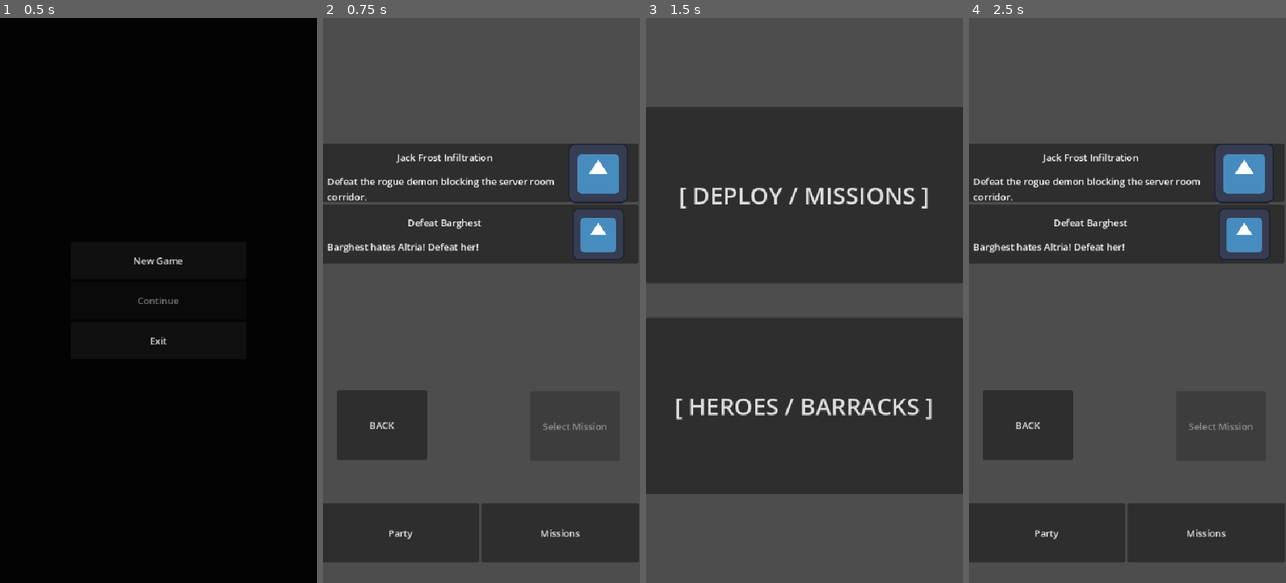
Above: before the commit, frames 1-4 (left to right).
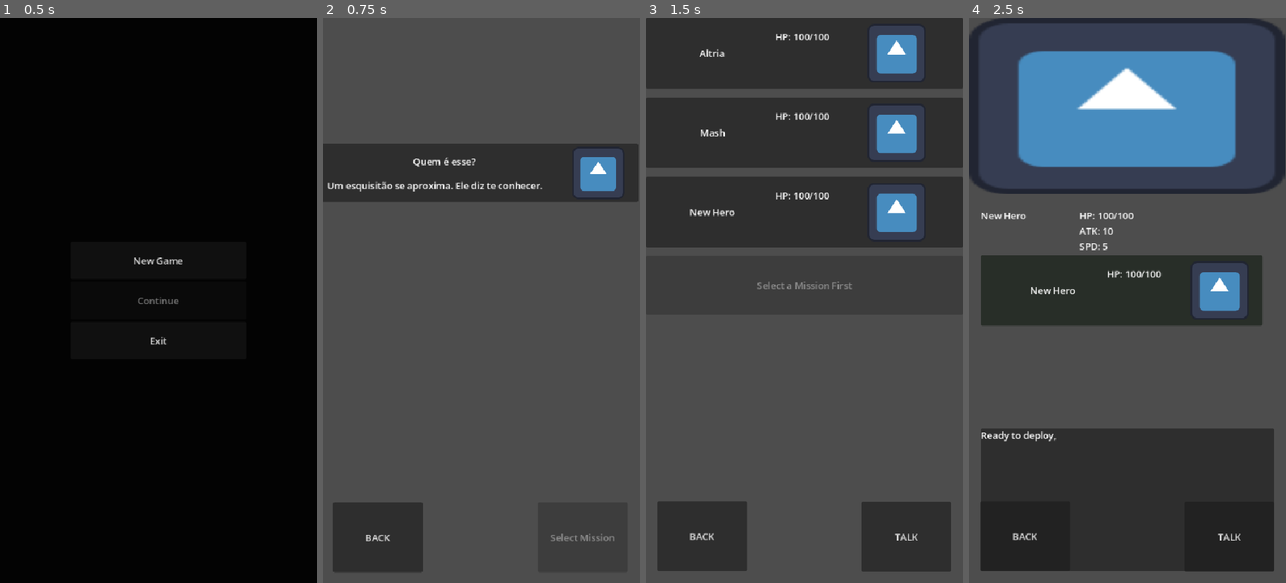
Above: after the commit, the same moments.

Repository: sofia-romao/JRPG-Mobile
Game: Godot game, scene res://scenes/main.tscn
Same seed, same stepped clock (60 frames per second), same inputs: the game is played once before the commit and once after it. The engine's default icon, where the game draws it, is replaced by a stand-in: a white triangle on a blue panel in a dark square.
Inputs (mouse positions are in pixels of both pictures, inside the frame that each line leads up to):
- Up to frame 1 (0.5 s): no input
- Up to frame 2 (0.75 s): click "New Game" at 0.5 s
- Up to frame 3 (1.5 s): click "BACK" at 1.25 s
- Up to frame 4 (2.5 s): click (1127, 193) at 2 s, where only the run before the commit has a clickable "[ DEPLOY / MISSIONS ]"

Frame 1 is identical in both runs. In frame 2, 20% of the frame differs, in the area x 0-100%, y 22-98%; in frame 3, 59%, in the area x 0-100%, y 0-98%; in frame 4, 53%.

Commit message:
ajustes na Ui de missão

Diff:
--- a/fgo-dialogue/character_data.gd
+++ b/fgo-dialogue/character_data.gd
@@ -6,7 +6,8 @@
 
 @export var character_name: String = ""
 ## Mapeia a expressão (Enum) para a sua respectiva imagem (Texture2D)
-@export var portraits: Dictionary = {
+# Substitua a sua linha antiga por esta:
+@export var portraits: Dictionary[Expressions, Texture2D] = {
 	Expressions.DEFAULT: null,
 	Expressions.HAPPY: null,
 	Expressions.SAD: null,
--- a/fgo-dialogue/combat_manager.gd
+++ b/fgo-dialogue/combat_manager.gd
@@ -509,19 +509,23 @@
 ## Executa o encerramento da cena de forma estrita e isolada
 func _on_combat_settled(victory: bool) -> void:
 	input_blocked = true
+
 	if ui_command_buttons:
-		ui_command_buttons.hide_commands()
+		ui_command_buttons.visible = false
+	if ui_dialogue_box:
+		ui_dialogue_box.visible = false
 
 	AudioManager.stop_bgm(0.4)
 	print("🏁 [SBA System] Combat strictly settled. Victory: ", victory)
 
-	# 💀 SE FOR VITÓRIA: Roda a animação de morte do monstro antes de fechar a tela!
 	if victory and enemy_sprite:
+		print("💀 [CombatManager] Iniciando esmaecimento do Boss...")
 		await _animate_enemy_defeat()
-
+		print("💀 [CombatManager] Animação concluída.")
+
+	# Notifica a MainController para desinstanciar o combate
 	combat_finished.emit(victory)
 
-# --- SISTEMAS DE UI ---
 
 func _on_enemy_hp_changed(new_hp: int, max_hp: int, _change: int) -> void:
 	if enemy_hp_bar:
@@ -672,16 +676,16 @@
 ## Alterna de forma segura entre a interface do jogador e o anúncio de texto
 func _alternar_interface_combate(mostrar_comandos: bool, hero_id: String = "") -> void:
 	if mostrar_comandos:
-		# Esconde a sobreposição para revelar os botões por baixo
 		if ui_dialogue_box:
 			ui_dialogue_box.hide()
 		if ui_command_buttons:
-			ui_command_buttons.show_commands_for(hero_id)
+			# Se a caixa de diálogo já estava escondida quando fomos ativar os comandos,
+			# significa que é uma virada de turno comum (Novo Turno = true)
+			var novo_turno = (current_state == CombatState.HERO_TURN and not ui_dialogue_box.visible)
+			ui_command_buttons.show_commands_for(hero_id, novo_turno)
 	else:
-		# Mostra a caixa de diálogo por cima de tudo, cobrindo os botões e bloqueando cliques
 		if ui_dialogue_box:
 			ui_dialogue_box.show()
-# Faz o monstro piscar intensamente na tela ao tomar um golpe do jogador
 
 # Faz a tela mobile inteira piscar com a cor do elemento do ataque recebido
 func _trigger_screen_flash(element_type: String) -> void:
@@ -724,35 +728,26 @@
 
 	# Garante que o monstro volta exatamente para o seu lugar de origem no layout
 	tween.chain().tween_property(enemy_sprite, "position", original_pos, 0.04)
-## Anima o monstro deslizando para baixo e virando uma silhueta preta ao morrer
+## Anima o monstro desaparecendo suavemente (Fade-out seguro em containers)
 func _animate_enemy_defeat() -> void:
 	if not enemy_sprite: return
 
-	# Cria um Tween paralelo (executa movimento e cor ao mesmo tempo)
 	var tween = create_tween().set_parallel(true)
 
-	# 📐 Calcula o ponto final (a posição atual + a altura dele para sumir da tela)
-	var target_y = enemy_sprite.position.y + enemy_sprite.size.y + 50
-
-	# ⏳ Configura as duas interpolações para durarem 0.6 segundos
-	# Move para baixo suavemente
-	tween.tween_property(enemy_sprite, "position:y", target_y, 0.6)\
-		.set_trans(Tween.TRANS_SINE).set_ease(Tween.EASE_IN)
-
-	# Modula para o preto absoluto (Sombra)
-	tween.tween_property(enemy_sprite, "modulate", Color(0, 0, 0, 1.0), 0.6)\
-		.set_trans(Tween.TRANS_SINE).set_ease(Tween.EASE_OUT)
-
-	# Aguarda o Tween terminar completamente antes de liberar a linha de execução
+	# Modula a opacidade para 0 e escurece os canais RGB ao mesmo tempo
+	# Funciona perfeitamente independente das amarras do MarginContainer/PanelContainer!
+	tween.tween_property(enemy_sprite, "modulate:a", 0.0, 0.6).set_trans(Tween.TRANS_SINE).set_ease(Tween.EASE_OUT)
+	tween.tween_property(enemy_sprite, "modulate:r", 0.0, 0.6)
+	tween.tween_property(enemy_sprite, "modulate:g", 0.0, 0.6)
+	tween.tween_property(enemy_sprite, "modulate:b", 0.0, 0.6)
+
 	await tween.finished
-
+	print("🎬 [Juice Visual] Inimigo totalmente invisível.")
 ## Executa a mudança visual do Boss quando ele sofre mutação de blueprint via BossPhaseData
 func _on_enemy_phase_changed(new_blueprint_id: String) -> void:
 	if not enemy_sprite or not spawned_enemy: return
 
-	# 🌟 SEGURANÇA DE DESIGN: Bloqueia o input para o jogador não clicar em nada durante o anúncio
 	input_blocked = true
-
 	enemy_sprite.texture = spawned_enemy.get_current_sprite()
 
 	_flash_enemy_color("PHYSICAL")
@@ -764,12 +759,11 @@
 		dialogue_label.text = "[center][b][color=yellow]⚠️ ADVERTÊNCIA: O INIMIGO MUDOU DE FORMA! -> %s ⚠️[/color][/b][/center]" % spawned_enemy.active_blueprint.name.to_upper()
 
 		await get_tree().create_timer(1.5).timeout
-
-		# 🌟 Libera o input de forma sincronizada apenas após o término do anúncio visual
 		input_blocked = false
 
 		if current_state == CombatState.HERO_TURN:
 			var active_hero_id = active_party_ids[current_hero_index]
+			# 🌟 O FALSE AQUI impede o menu de resetar na mudança de fase do Boss
 			_alternar_interface_combate(true, active_hero_id)
 
 ## Clears and reconstructs status effect icons for the Boss on the main HUD
--- a/fgo-dialogue/command_menu.gd
+++ b/fgo-dialogue/command_menu.gd
@@ -53,23 +53,25 @@
 	if main_buttons: main_buttons.show()
 	if skills_sub_menu: skills_sub_menu.hide()
 
-func show_commands_for(hero_id: String) -> void:
-	print("ℹ️ [DEBUG-UI] 'show_commands_for()' chamada para o herói: ", hero_id)
+func show_commands_for(hero_id: String, is_new_turn: bool = true) -> void:
+	print("ℹ️ [DEBUG-UI] 'show_commands_for()' chamada para o herói: ", hero_id, " | Novo Turno: ", is_new_turn)
 
 	# 1. Atualiza a identidade visual do herói atual
 	var hero_state = PlayerData.get_hero(hero_id)
 	if hero_state and hero_state.blueprint:
 		modulate = hero_state.blueprint.theme_color
 
-	# 2. DESIGN PROFISSIONAL: Se o submenu de skills já estiver aberto e visível,
-	# nós NÃO destruímos a navegação do jogador. Apenas atualizamos a lista de dados de forma limpa.
-	if skills_sub_menu and skills_sub_menu.visible:
-		print("ℹ️ [DEBUG-UI] Herói atualizado com menu de skills aberto. Sincronizando dados...")
-		_populate_skills_list()
+	# 2. DESIGN PROFISSIONAL: Se for uma virada de turno real, reseta para o início.
+	# Se for apenas um update residual no meio do turno (ex: chefe mudando de fase),
+	# mantém a janela aberta e apenas atualiza os dados na tela.
+	if is_new_turn:
+		mostrar_menu_principal()
 	else:
-		# Se o menu estava fechado ou no estado inicial, abre o menu principal normalmente
-		mostrar_menu_principal()
-
+		if skills_sub_menu and skills_sub_menu.visible:
+			print("ℹ️ [DEBUG-UI] Dados atualizados no meio do turno. Repopulando skills...")
+			_populate_skills_list()
+		else:
+			mostrar_menu_principal()
 
 func hide_commands() -> void:
 	print("ℹ️ [DEBUG-UI] 'hide_commands()' executada.")
--- a/fgo-dialogue/main.gd
+++ b/fgo-dialogue/main.gd
@@ -10,7 +10,6 @@
 
 # --- SCENE PATHS ---
 const MAIN_MENU_PATH = "res://scenes/main_menu.tscn"
-const HUB_NAVIGATOR_PATH = "res://scenes/main_hub_navigator.tscn" # 🆕 Sua tela intermediária
 const HERO_DETAILS_PATH = "res://scenes/hero_details_menu.tscn"   # 🆕 Seu alojamento de heróis
 const EXPLORATION_SCENE_PATH = "res://scenes/party_selection_menu.tscn"
 const DIALOGUE_SCENE_PATH = "res://scenes/dialogue_box.tscn"
@@ -87,7 +86,7 @@
 		return
 
 	# Volta para o Hub Central em vez de empurrar direto para as missões
-	_transition_to_scene(HUB_NAVIGATOR_PATH)
+	_transition_to_scene(EXPLORATION_SCENE_PATH)
 
 func _on_dialogue_triggered_event(event: GameEvent) -> void:
 	if event == null: return
@@ -135,20 +134,28 @@
 		if SaveManager.has_method("save_game"):
 			SaveManager.save_game()
 
+		# 🌟 Se houver um diálogo de história para tocar após a vitória (ex: cutscene de vitória)
 		if _current_combat_data and _current_combat_data.victory_event != null:
 			var post_combat_event = _current_combat_data.victory_event
 			_current_combat_data = null
+
+			# Dá um respiro de 1 frame para desvincular os sinais antigos com segurança
+			await get_tree().process_frame
 			_on_dialogue_triggered_event(post_combat_event)
 			return
 
+		# Se não houver diálogo pós-créditos, cura o time e volta direto para a navegação do Hub
 		PlayerData.heal_active_party()
 		_current_combat_data = null
 
-		# 🗺️ MUDANÇA AQUI: Redireciona o jogador ao Hub Navigator após a vitória!
-		_transition_to_scene(HUB_NAVIGATOR_PATH)
+		await get_tree().process_frame
+		_transition_to_scene(EXPLORATION_SCENE_PATH)
 	else:
 		print("☠️ Main: Player defeated! Game Over logic goes here.")
 		_current_combat_data = null
+		# Se perder, você pode redirecionar para o menu principal ou hub
+		_transition_to_scene(MAIN_MENU_PATH)
+
 # --- NAVIGATOR CHANNELS ---
 
 func _on_back_to_hub_requested() -> void:
--- a/fgo-dialogue/party_selection_menu.gd
+++ b/fgo-dialogue/party_selection_menu.gd
@@ -11,20 +11,13 @@
 @export_category("UI Nodes")
 @export var grid_container: GridContainer
 @export var action_button: Button
-@export var tab_heroes_button: Button
-@export var tab_missions_button: Button
+
 
 var current_tab: MenuTab = MenuTab.HEROES
 var available_missions: Dictionary = {}
 @export var mission_resources: Array[MissionData] = []
 func _ready() -> void:
 	_load_missions_from_folder()
-
-	if tab_heroes_button:
-		tab_heroes_button.pressed.connect(func(): switch_tab(0))
-
-	if tab_missions_button:
-		tab_missions_button.pressed.connect(func(): switch_tab(1))
 
 	if action_button and not action_button.pressed.is_connected(_on_action_button_pressed):
 		action_button.pressed.connect(_on_action_button_pressed)
@@ -162,4 +155,4 @@
 func _on_back_button_pressed() -> void:
 	var main = get_tree().root.get_node_or_null("MainController")
 	if main and main.has_method("_transition_to_scene"):
-		main._transition_to_scene(main.HUB_NAVIGATOR_PATH)
+		main._transition_to_scene(main.HERO_DETAILS_PATH)
--- a/fgo-dialogue/resources/combat_encounter/barghest_boss_fight.tres
+++ b/fgo-dialogue/resources/combat_encounter/barghest_boss_fight.tres
@@ -2,18 +2,8 @@
 
 [ext_resource type="Script" uid="uid://6ih4xv6hibdq" path="res://combat_data.gd" id="1_3ob6a"]
 [ext_resource type="Resource" uid="uid://cuwv3vox5vnhu" path="res://resources/enemies/barghest_data/barghest_structure.tres" id="1_di2ho"]
-[ext_resource type="Script" uid="uid://dch8afiewdldy" path="res://story_choice.gd" id="3_xklh6"]
-[ext_resource type="Script" uid="uid://ddx8q47y5l7w7" path="res://story_line.gd" id="4_m5ujc"]
-[ext_resource type="Script" uid="uid://nld3nwsy6uln" path="res://game_event.gd" id="5_wfa22"]
-
-[sub_resource type="Resource" id="Resource_uhgfn"]
-script = ExtResource("5_wfa22")
-action_type = 5
-hero_id = "mash"
-metadata/_custom_type_script = "uid://nld3nwsy6uln"
 
 [resource]
 script = ExtResource("1_3ob6a")
 boss_structure = ExtResource("1_di2ho")
-victory_event = SubResource("Resource_uhgfn")
 metadata/_custom_type_script = "uid://6ih4xv6hibdq"
--- /dev/null
+++ b/fgo-dialogue/resources/dialogue_sprites_characters/o_EX.tres
@@ -0,0 +1,17 @@
+[gd_resource type="Resource" script_class="CharacterData" format=3 uid="uid://dhxqjm2dei8by"]
+
+[ext_resource type="Texture2D" uid="uid://jhwoiq43oaw" path="res://resources/dialogue_sprites_characters/o EX dialogue.png" id="1_cou0y"]
+[ext_resource type="Script" uid="uid://njcpfr45lh86" path="res://character_data.gd" id="1_r6h7m"]
+[ext_resource type="Texture2D" uid="uid://culjr38j35e6s" path="res://resources/enemies/barghest_data/o EX.png" id="2_puudp"]
+
+[resource]
+script = ExtResource("1_r6h7m")
+character_name = "EX"
+portraits = Dictionary[int, Texture2D]({
+0: ExtResource("1_cou0y"),
+1: null,
+2: null,
+3: ExtResource("2_puudp"),
+4: null
+})
+metadata/_custom_type_script = "uid://njcpfr45lh86"
--- a/fgo-dialogue/resources/heroes/altria.tres
+++ b/fgo-dialogue/resources/heroes/altria.tres
@@ -9,5 +9,6 @@
 character_name = "Altria"
 theme_color = Color(0.40392157, 0.6392157, 1, 1)
 avatar_icon = ExtResource("1_qwesp")
+attack = 325
 skills = Array[String](["agi", "tarukaja"])
 metadata/_custom_type_script = "uid://bln4pkc2ot1or"
--- a/fgo-dialogue/resources/missions/barghest_test_mission.tres
+++ b/fgo-dialogue/resources/missions/barghest_test_mission.tres
@@ -5,6 +5,7 @@
 [ext_resource type="Resource" uid="uid://bq3ypfvrj8c8c" path="res://resources/combat_encounter/barghest_boss_fight.tres" id="3_slj0v"]
 [ext_resource type="Script" uid="uid://ddx8q47y5l7w7" path="res://story_line.gd" id="4_flw8r"]
 [ext_resource type="Script" uid="uid://nld3nwsy6uln" path="res://game_event.gd" id="5_fa324"]
+[ext_resource type="Resource" uid="uid://dhxqjm2dei8by" path="res://resources/dialogue_sprites_characters/o_EX.tres" id="6_slj0v"]
 
 [sub_resource type="Resource" id="Resource_m6vig"]
 script = ExtResource("5_fa324")
@@ -14,25 +15,43 @@
 
 [sub_resource type="Resource" id="Resource_n13rq"]
 script = ExtResource("2_fnc3l")
-choice_text = "ENGAGE"
+choice_text = "CUIDADO! ELE TÁ DOIDO!"
 trigger_game_event = SubResource("Resource_m6vig")
 metadata/_custom_type_script = "uid://dch8afiewdldy"
 
 [sub_resource type="Resource" id="Resource_bv72m"]
 script = ExtResource("4_flw8r")
-text = "Engaging the enemy!"
+character = ExtResource("6_slj0v")
+text = "Por que você não me ama?"
+metadata/_custom_type_script = "uid://ddx8q47y5l7w7"
+
+[sub_resource type="Resource" id="Resource_8ak66"]
+script = ExtResource("4_flw8r")
+character = ExtResource("6_slj0v")
+text = "AAAH!"
+shake_screen = true
+flash_screen = Color(1, 0, 0, 1)
+metadata/_custom_type_script = "uid://ddx8q47y5l7w7"
+
+[sub_resource type="Resource" id="Resource_51awt"]
+script = ExtResource("4_flw8r")
+character = ExtResource("6_slj0v")
+expression = 3
+text = "SE EU NÃO POSSO TE TER, NINGUÉM VAI!"
+shake_screen = true
+flash_screen = Color(1, 0, 0, 1)
 metadata/_custom_type_script = "uid://ddx8q47y5l7w7"
 
 [sub_resource type="Resource" id="Resource_0mgq3"]
 script = ExtResource("5_fa324")
-dialogue_lines = Array[ExtResource("4_flw8r")]([SubResource("Resource_bv72m")])
+dialogue_lines = Array[ExtResource("4_flw8r")]([SubResource("Resource_bv72m"), SubResource("Resource_8ak66"), SubResource("Resource_51awt")])
 choices = Array[ExtResource("2_fnc3l")]([SubResource("Resource_n13rq")])
 metadata/_custom_type_script = "uid://nld3nwsy6uln"
 
 [resource]
 script = ExtResource("1_p8kcs")
 id = "barghest_mission"
-title = "Defeat Barghest"
-description = "Barghest hates Altria! Defeat her!"
+title = "Quem é esse?"
+description = "Um esquisitão se aproxima. Ele diz te conhecer. "
 start_event = SubResource("Resource_0mgq3")
 metadata/_custom_type_script = "uid://6ulkprshou6x"
--- a/fgo-dialogue/scenes/dialogue_box.tscn
+++ b/fgo-dialogue/scenes/dialogue_box.tscn
@@ -22,7 +22,10 @@
 anchor_top = 1.0
 anchor_right = 1.0
 anchor_bottom = 1.0
-offset_top = -347.0
+offset_left = -0.21621704
+offset_top = -752.6669
+offset_right = -0.21618652
+offset_bottom = -405.66687
 grow_horizontal = 2
 grow_vertical = 0
 
--- a/fgo-dialogue/scenes/main_hub_navigator.tscn
+++ /dev/null
@@ -1,50 +0,0 @@
-[gd_scene format=3 uid="uid://dcmr55xb0myva"]
-
-[ext_resource type="Script" uid="uid://bvqtascmo4om0" path="res://main_hub_navigator.gd" id="1_7k3xj"]
-
-[node name="MainHubNavigator" type="Control" unique_id=1771546233 node_paths=PackedStringArray("missions_button", "barracks_button")]
-layout_mode = 3
-anchors_preset = 15
-anchor_right = 1.0
-anchor_bottom = 1.0
-grow_horizontal = 2
-grow_vertical = 2
-script = ExtResource("1_7k3xj")
-missions_button = NodePath("VBoxContainer/MissionsButton")
-barracks_button = NodePath("VBoxContainer/BarracksButton")
-
-[node name="TextureRect" type="TextureRect" parent="." unique_id=624547022]
-layout_mode = 1
-anchors_preset = 15
-anchor_right = 1.0
-anchor_bottom = 1.0
-grow_horizontal = 2
-grow_vertical = 2
-
-[node name="VBoxContainer" type="VBoxContainer" parent="." unique_id=1900351693]
-layout_mode = 1
-anchors_preset = 14
-anchor_top = 0.5
-anchor_right = 1.0
-anchor_bottom = 0.5
-offset_top = -12.0
-offset_bottom = 12.0
-grow_horizontal = 2
-grow_vertical = 2
-
-[node name="MissionsButton" type="Button" parent="VBoxContainer" unique_id=2107176577]
-custom_minimum_size = Vector2(400, 300)
-layout_mode = 2
-theme_override_font_sizes/font_size = 40
-text = "[ DEPLOY / MISSIONS ]"
-
-[node name="Spacer" type="Control" parent="VBoxContainer" unique_id=1986942504]
-custom_minimum_size = Vector2(0, 50)
-layout_mode = 2
-size_flags_vertical = 3
-
-[node name="BarracksButton" type="Button" parent="VBoxContainer" unique_id=734474952]
-custom_minimum_size = Vector2(400, 300)
-layout_mode = 2
-theme_override_font_sizes/font_size = 40
-text = "[ HEROES / BARRACKS ]"
--- a/fgo-dialogue/scenes/party_selection_menu.tscn
+++ b/fgo-dialogue/scenes/party_selection_menu.tscn
@@ -4,10 +4,9 @@
 [ext_resource type="PackedScene" uid="uid://cavqlxggfvlb1" path="res://scenes/hero_selection_card.tscn" id="2_7xtmb"]
 [ext_resource type="PackedScene" uid="uid://dbtxuhojfjj8q" path="res://scenes/mission_card.tscn" id="3_wpd0i"]
 [ext_resource type="Script" uid="uid://6ulkprshou6x" path="res://mission_data.gd" id="4_arsrb"]
-[ext_resource type="Resource" uid="uid://byri7tqs2rp5l" path="res://resources/missions/jack_frost_test_mission.tres" id="5_ucnai"]
 [ext_resource type="Resource" uid="uid://b58oxcytcjh3x" path="res://resources/missions/barghest_test_mission.tres" id="6_ucnai"]
 
-[node name="PartySelectionMenu" type="Control" unique_id=928408070 node_paths=PackedStringArray("grid_container", "action_button", "tab_heroes_button", "tab_missions_button")]
+[node name="PartySelectionMenu" type="Control" unique_id=928408070 node_paths=PackedStringArray("grid_container", "action_button")]
 custom_minimum_size = Vector2(400, 500)
 layout_mode = 3
 anchors_preset = 15
@@ -20,9 +19,7 @@
 mission_card_prefab = ExtResource("3_wpd0i")
 grid_container = NodePath("ScrollContainer/HeroGrid")
 action_button = NodePath("ActionButton")
-tab_heroes_button = NodePath("HBoxContainer/TabHeroesButton")
-tab_missions_button = NodePath("HBoxContainer/TabMissionsButton")
-mission_resources = Array[ExtResource("4_arsrb")]([ExtResource("5_ucnai"), ExtResource("6_ucnai")])
+mission_resources = Array[ExtResource("4_arsrb")]([ExtResource("6_ucnai")])
 
 [node name="Control" type="Control" parent="." unique_id=603948743]
 custom_minimum_size = Vector2(0, 100)
@@ -52,40 +49,19 @@
 
 [node name="ActionButton" type="Button" parent="." unique_id=2121624718]
 layout_mode = 0
-offset_left = 353.0
-offset_top = 634.0
-offset_right = 506.0
-offset_bottom = 753.0
+offset_left = 366.0
+offset_top = 823.0
+offset_right = 519.0
+offset_bottom = 942.0
 text = "START"
 
 [node name="BackButton" type="Button" parent="." unique_id=1209156463]
 layout_mode = 0
-offset_left = 24.0
-offset_top = 632.0
-offset_right = 177.0
-offset_bottom = 751.0
+offset_left = 17.0
+offset_top = 823.0
+offset_right = 170.0
+offset_bottom = 942.0
 text = "BACK"
-
-[node name="HBoxContainer" type="HBoxContainer" parent="." unique_id=948253854]
-custom_minimum_size = Vector2(0, 100)
-layout_mode = 1
-anchors_preset = 10
-anchor_right = 1.0
-offset_left = -1.875
-offset_top = 824.9063
-offset_right = -1.875
-offset_bottom = 924.9063
-grow_horizontal = 2
-
-[node name="TabHeroesButton" type="Button" parent="HBoxContainer" unique_id=440675371]
-layout_mode = 2
-size_flags_horizontal = 3
-text = "Party"
-
-[node name="TabMissionsButton" type="Button" parent="HBoxContainer" unique_id=1289995794]
-layout_mode = 2
-size_flags_horizontal = 3
-text = "Missions"
 
 [connection signal="pressed" from="ActionButton" to="." method="_on_action_button_pressed"]
 [connection signal="pressed" from="BackButton" to="." method="_on_back_button_pressed"]
Binary file added: fgo-dialogue/resources/dialogue_sprites_characters/o EX dialogue.png
Not shown, added: fgo-dialogue/resources/dialogue_sprites_characters/o EX dialogue.png.import
Not shown: 1 places in fgo-dialogue/scenes/exploration_menu.tscn that only renumber resources
